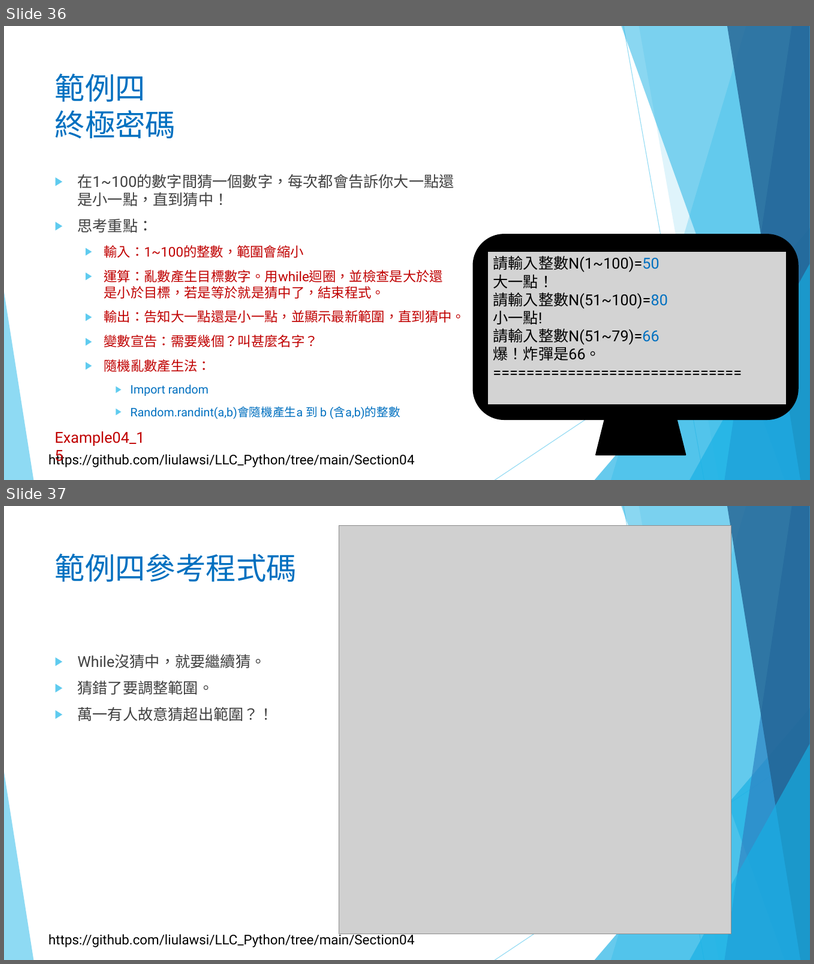
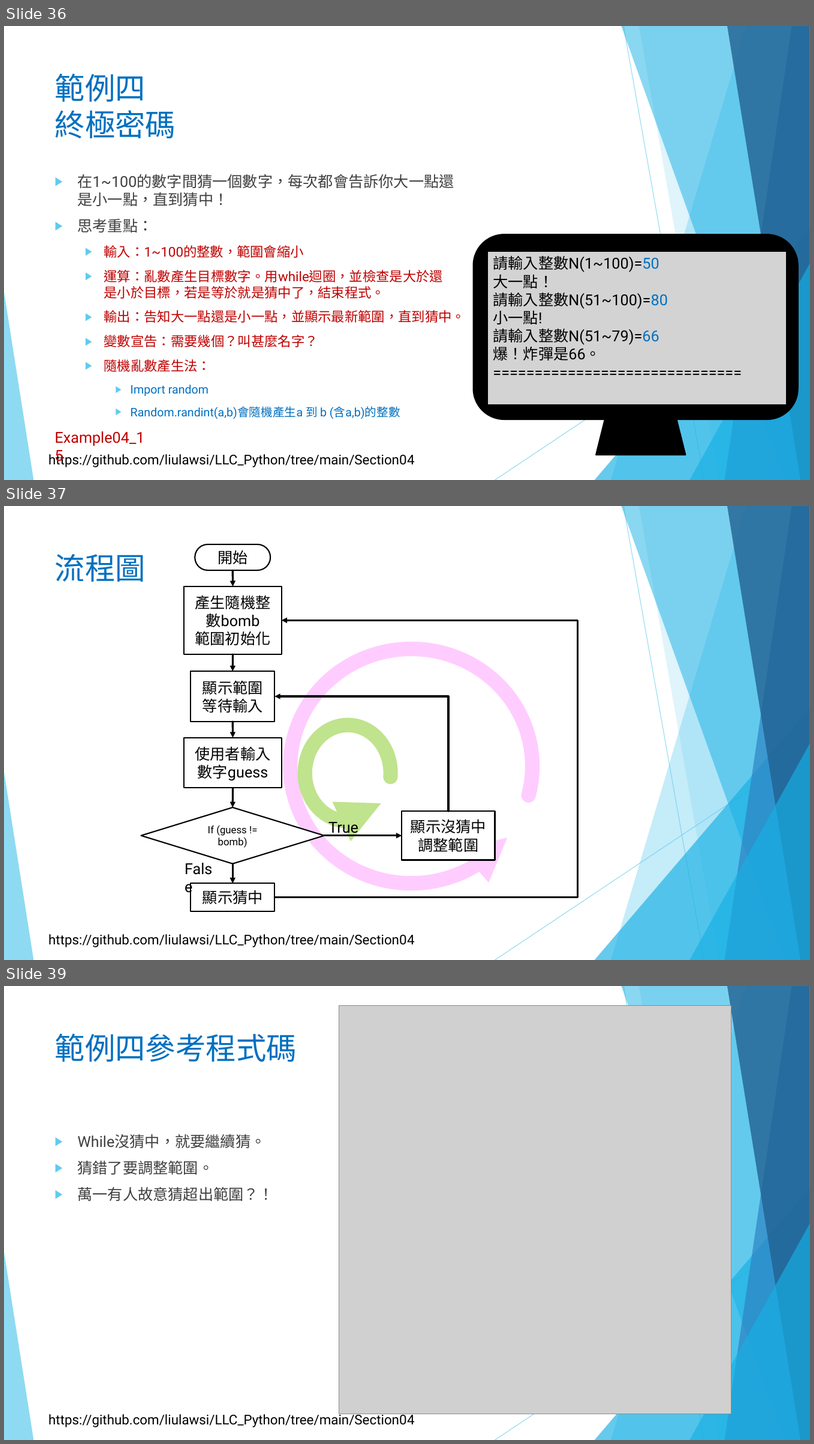
Before and after one commit to liulawsi/My_PPTs, a slide deck: LCC/Python/04_迴圈大法.pptx. Shown one above the other, each under a label of ours: slides 36 and 37 before the commit, slides 36, 37 and 39 after it; the slides between them are not shown. The pictures are 814x964 and 814x1444 pixels, drawn with LibreOffice and Linux fonts; fonts in the diff are those of the drawing; grey boxes stand for pictures; background and template pictures are left out. Boxes give left, top, right and bottom in pixels: in the first picture for what was removed or moved away, otherwise in the second. Text is boxed around its words. In the diff, an @@ line names an element or a change of style, - is before the commit and + after.

```diff
--- a/LCC/Python/04_迴圈大法.pptx
+++ b/LCC/Python/04_迴圈大法.pptx
@@ slide 37 added at box(4, 506, 810, 960), background #FFFFFF; not listed: 11 template elements that a slide beside it also shows @@
@@ title added at box(55, 554, 146, 582), 36 pt, text #0070C0 @@
+流程圖
@@ rounded rectangle added at box(195, 544, 271, 570), fill #FFFFFF, outline #000000 1.5 pt, 18 pt, text #000000 @@
+開始
@@ arrow added from (233, 570) to (233, 586), #000000 2.25 pt @@
@@ rectangle added at box(184, 586, 282, 654), fill #FFFFFF, outline #000000 1.5 pt, 18 pt, text #000000 @@
+產生隨機整數bomb
+範圍初始化
@@ elbow arrow added from (275, 897) to (282, 621), #000000 2.25 pt @@
@@ arc (boxed as its full ellipse) added at box(291, 649, 533, 883), outline #FFCCFF 17.25 pt @@
@@ arrow added from (233, 654) to (233, 671), #000000 2.25 pt @@
@@ rectangle added at box(191, 671, 275, 721), fill #FFFFFF, outline #000000 1.5 pt, 18 pt, text #000000 @@
+顯示範圍等待輸入
@@ elbow arrow added from (449, 811) to (275, 697), #000000 2.25 pt @@
@@ arrow added from (233, 721) to (233, 738), #000000 2.25 pt @@
@@ rectangle added at box(184, 738, 282, 788), fill #FFFFFF, outline #000000 1.5 pt, 18 pt, text #000000 @@
+使用者輸入數字guess
@@ arc (boxed as its full ellipse) added at box(305, 725, 391, 820), outline #C0E38D 17.25 pt @@
@@ arrow added from (233, 788) to (233, 807), #000000 2.25 pt @@
@@ diamond added at box(141, 807, 324, 864), fill #FFFFFF, outline #000000 1.5 pt, 12 pt, text #000000 @@
+If (guess != bomb)
@@ rectangle added at box(402, 811, 495, 860), fill #FFFFFF, outline #000000 1.5 pt, 18 pt, text #000000 @@
+顯示沒猜中
+調整範圍
@@ text added at box(329, 822, 359, 836), 18 pt, text #000000 @@
+True
@@ arrow added from (324, 835) to (402, 835), #000000 2.25 pt @@
@@ text added at box(179, 856, 226, 880), 18 pt, text #000000 @@
+False
@@ arrow added from (233, 864) to (233, 883), #000000 2.25 pt @@
@@ rectangle added at box(191, 883, 275, 911), fill #FFFFFF, outline #000000 1.5 pt, 18 pt, text #000000 @@
+顯示猜中
@@ what was slide 37 is now slide 39 @@
```
Also in this commit, not shown: 10 slides changed, 1 other slide added, 1 other file.
